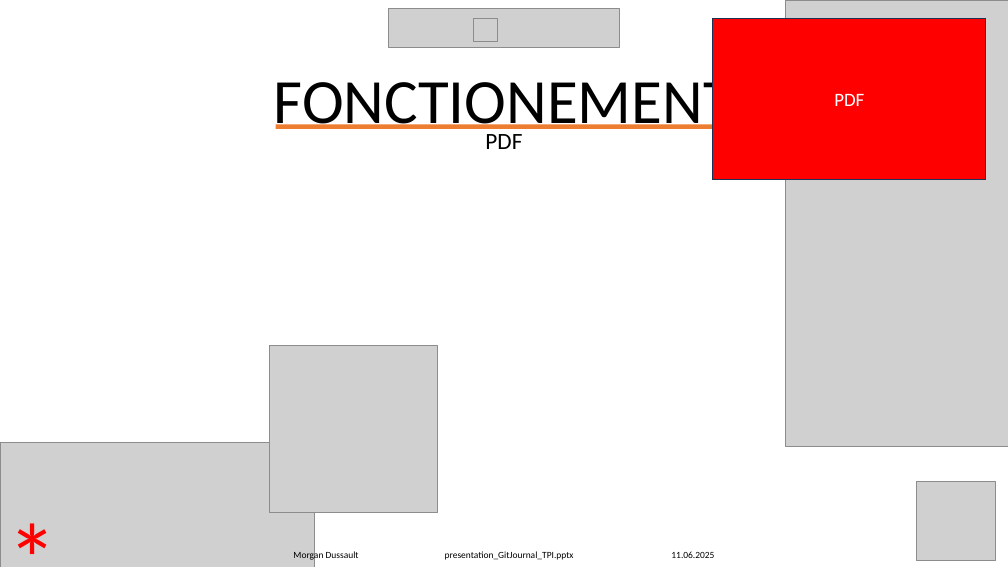
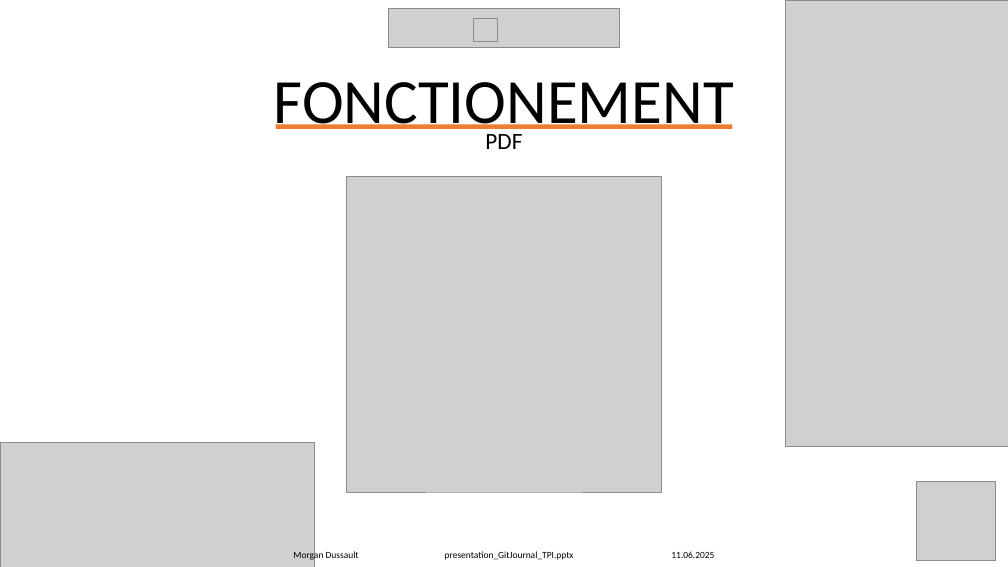
Before and after one commit to Morgan-DD/GitJournal, a slide deck: slide 28 of presentation/presentation_GitJournal_TPI.pptx (slide 23 before the commit). Drawn at 1008x567 pixels with LibreOffice and Linux fonts; fonts in the diff are those of the drawing; grey boxes stand for pictures. Boxes give left, top, right and bottom in pixels: in the first picture for what was removed or moved away, otherwise in the second. Text is boxed around its words. In the diff, an @@ line names an element or a change of style, - is before the commit and + after.

```diff
--- a/presentation/presentation_GitJournal_TPI.pptx
+++ b/presentation/presentation_GitJournal_TPI.pptx
@@ rectangle removed at box(713, 18, 986, 179) @@
-PDF
@@ picture: place and size @@
-picture at box(270, 346, 438, 513)
+picture at box(346, 177, 662, 492)
@@ text removed at box(0, 491, 67, 567) @@
-*
```
Also in this commit, not shown: 7 other slides changed, 6 slides added, 2 other files.
